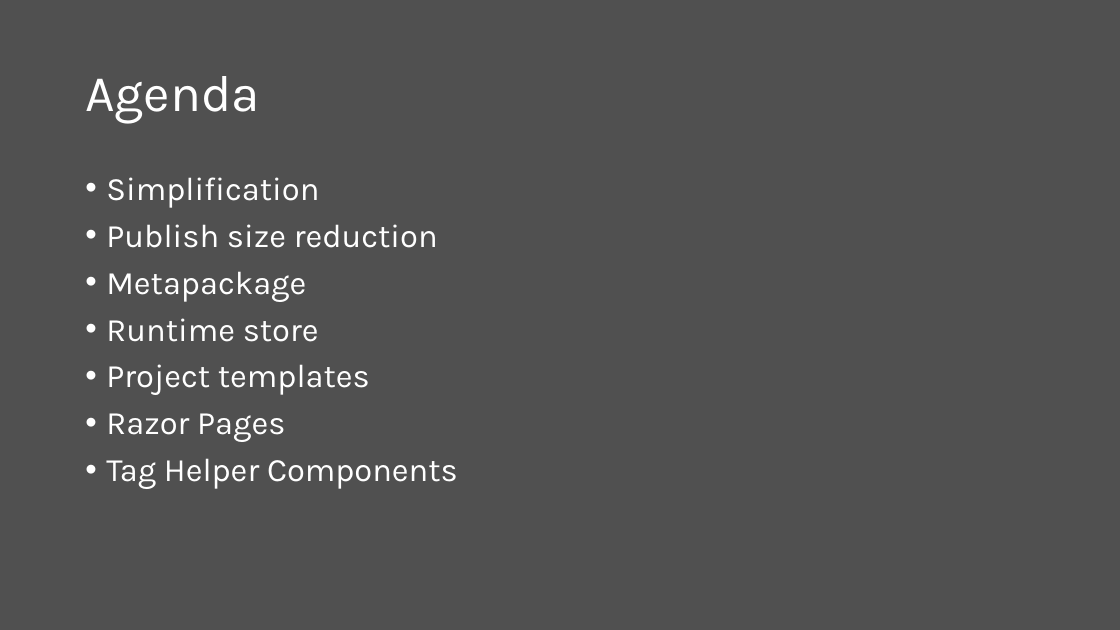
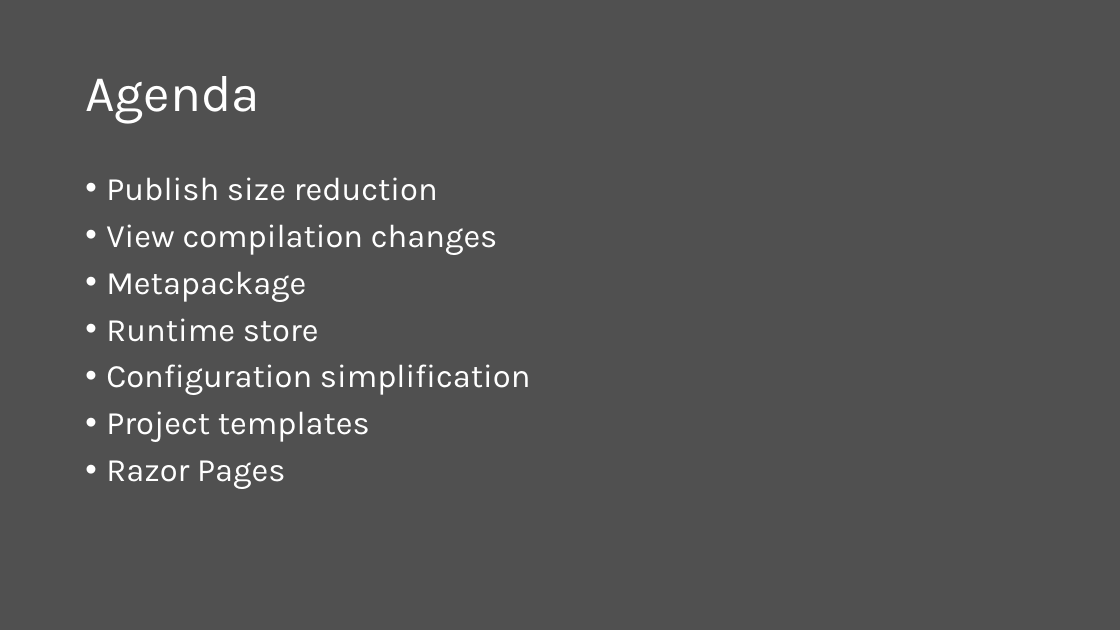
Before and after one commit to scottaddie/slide-decks, a slide deck: slide 2 of Whats New in ASP.NET Core 2.0.pptx. Drawn at 1120x630 pixels with LibreOffice and Linux fonts; fonts in the diff are those of the drawing. Boxes give left, top, right and bottom in pixels: in the first picture for what was removed or moved away, otherwise in the second. Text is boxed around its words. In the diff, an @@ line names an element or a change of style, - is before the commit and + after.

Commit message:
More edits

```diff
--- a/Whats New in ASP.NET Core 2.0.pptx
+++ b/Whats New in ASP.NET Core 2.0.pptx
@@ text at [106,177,319,208]: paragraph removed @@
-• Simplification
@@ text at [106,224,497,255]: paragraph added @@
+• View compilation changes
@@ text at [106,364,531,395]: paragraph added @@
+• Configuration simplification
@@ text at [106,458,458,489]: paragraph removed @@
-• Tag Helper Components
```
Also in this commit, not shown: 1 other slide changed, 3 slides added.
